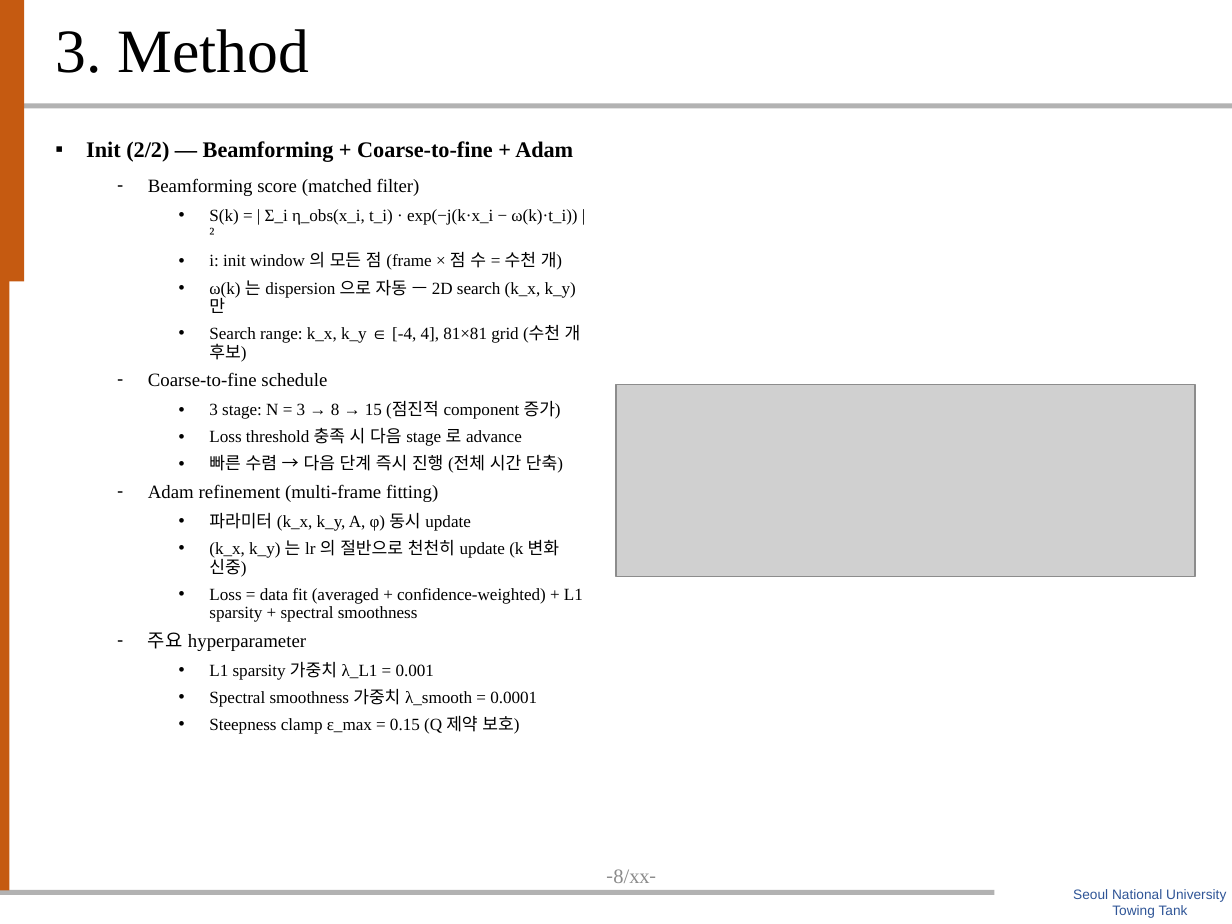
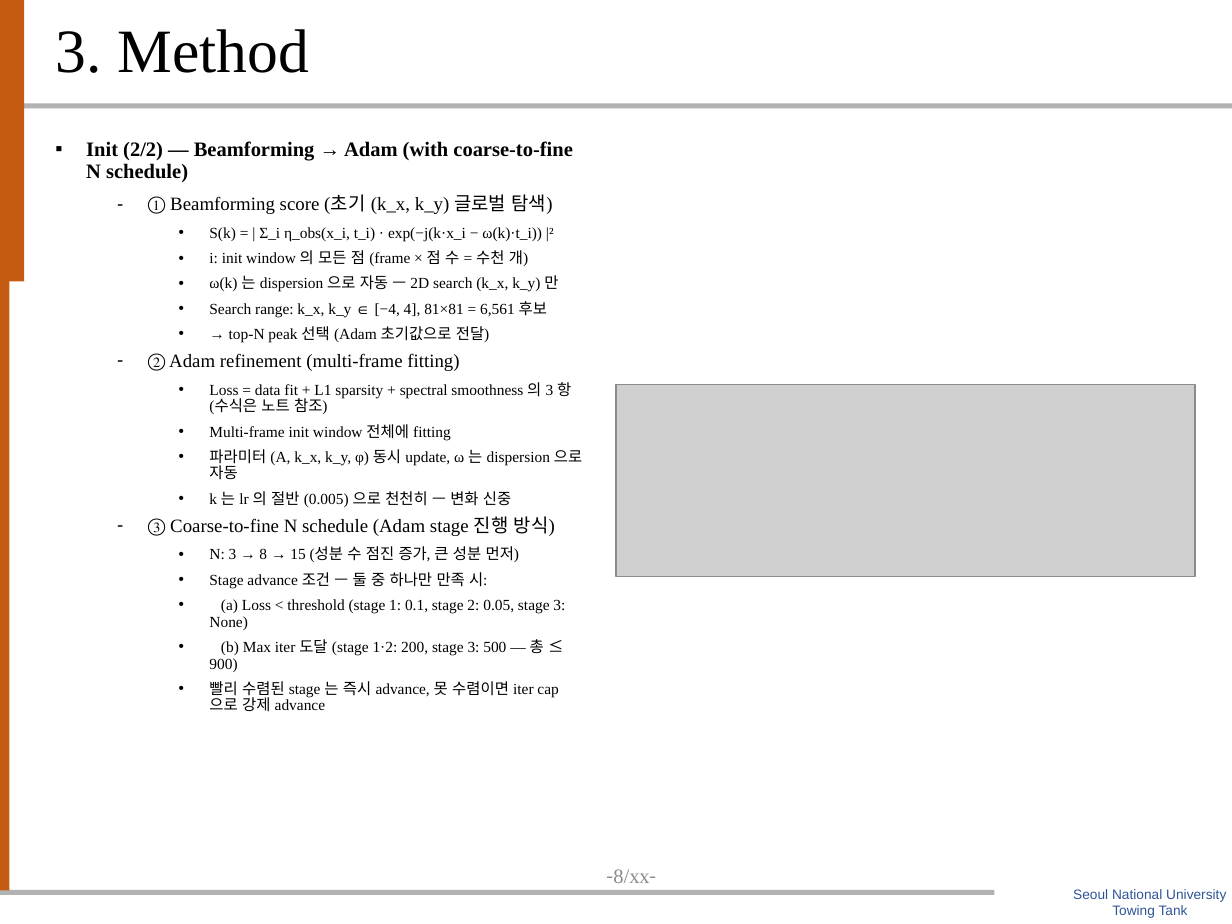
Before and after one commit to SAEYONGPARK94/wavesplat, a slide deck: slide 9 of wavesplat/docs/labmeeting_20260513_박세용_20min.pptx. Drawn at 1232x924 pixels with LibreOffice and Linux fonts; fonts in the diff are those of the drawing; grey boxes stand for pictures; background and template pictures are left out. Boxes give left, top, right and bottom in pixels: in the first picture for what was removed or moved away, otherwise in the second. Text is boxed around its words. In the diff, an @@ line names an element or a change of style, - is before the commit and + after.

```diff
--- a/wavesplat/docs/labmeeting_20260513_박세용_20min.pptx
+++ b/wavesplat/docs/labmeeting_20260513_박세용_20min.pptx
@@ text at bbox=[86, 141, 572, 214]: text changed; size 13 to 12 pt @@
-▪ Init (2/2) — Beamforming + Coarse-to-fine + Adam
-  – Beamforming score (matched filter)
+▪ Init (2/2) — Beamforming → Adam (with coarse-to-fine N schedule)
+  – ① Beamforming score (초기 (k_x, k_y) 글로벌 탐색)
@@ text at bbox=[209, 227, 558, 292]: size 10 to 9 pt in "S(k) = | Σ_i η_obs(x_i, t_i) · ...", "i: init window 의 모든 점 (frame ...", "ω(k) 는 dispersion 으로 자동 — 2D ..." @@
@@ text at bbox=[148, 301, 582, 712]: text changed; size 10 to 9 pt @@
-    • Search range: k_x, k_y ∈ [-4, 4], 81×81 grid (수천 개 후보)
-  – Coarse-to-fine schedule
-    • 3 stage: N = 3 → 8 → 15 (점진적 component 증가)
-    • Loss threshold 충족 시 다음 stage 로 advance
-    • 빠른 수렴 → 다음 단계 즉시 진행 (전체 시간 단축)
-  – Adam refinement (multi-frame fitting)
-    • 파라미터 (k_x, k_y, A, φ) 동시 update
-    • (k_x, k_y) 는 lr 의 절반으로 천천히 update (k 변화 신중)
-    • Loss = data fit (averaged + confidence-weighted) + L1 sparsity + spectral smoothness
-  – 주요 hyperparameter
-    • L1 sparsity 가중치 λ_L1 = 0.001
-    • Spectral smoothness 가중치 λ_smooth = 0.0001
-    • Steepness clamp ε_max = 0.15 (Q 제약 보호)
+    • Search range: k_x, k_y ∈ [−4, 4], 81×81 = 6,561 후보
+    • → top-N peak 선택 (Adam 초기값으로 전달)
+  – ② Adam refinement (multi-frame fitting)
+    • Loss = data fit + L1 sparsity + spectral smoothness 의 3 항 (수식은 노트 참조)
+    • Multi-frame init window 전체에 fitting
+    • 파라미터 (A, k_x, k_y, φ) 동시 update, ω 는 dispersion 으로 자동
+    • k 는 lr 의 절반 (0.005) 으로 천천히 — 변화 신중
+  – ③ Coarse-to-fine N schedule (Adam stage 진행 방식)
+    • N: 3 → 8 → 15 (성분 수 점진 증가, 큰 성분 먼저)
+    • Stage advance 조건 — 둘 중 하나만 만족 시:
+    • (a) Loss < threshold (stage 1: 0.1, stage 2: 0.05, stage 3: None)
+    • (b) Max iter 도달 (stage 1·2: 200, stage 3: 500 — 총 ≤ 900)
+    • 빨리 수렴된 stage 는 즉시 advance, 못 수렴이면 iter cap 으로 강제 advance
```
Also in this commit, not shown: 2 other slides changed, 2 slides added, 2 slides removed, 22 other files.
